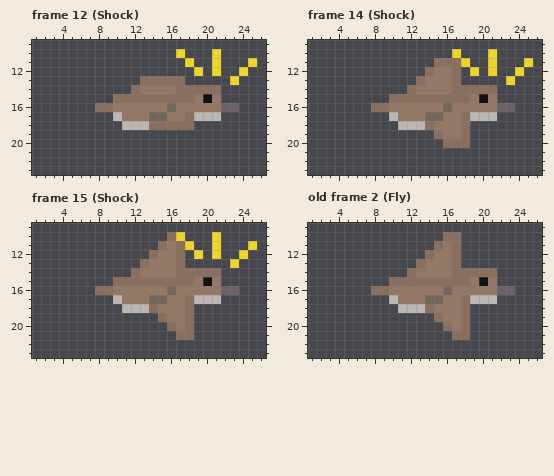
Two versions of one pixel-art file, Aseprite files/Bird.aseprite. Above is the file before it was changed.
32x32 pixels, 15 frames. Pixels under 10% opacity are left out. Shown: frame 12 (Shock): x 1..26, y 9..23; frame 14 (Shock): x 1..26, y 9..23; frame 15 (Shock): x 1..26, y 9..23; old frame 2 (Fly): x 1..26, y 9..23. The commit also changed other frames, which this record leaves out.
The same view after the edit:
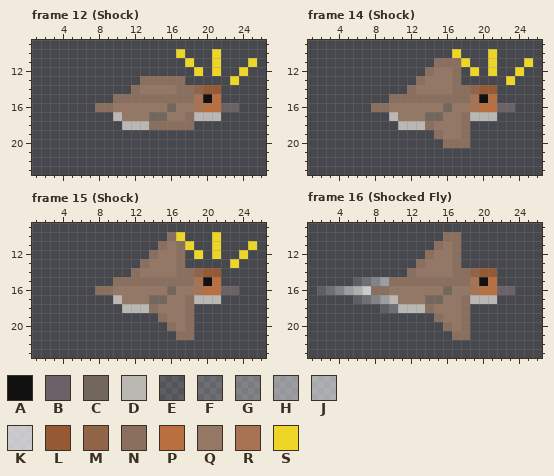
Palette (. is transparent): A #111111  B #6b6167  C #73675c  D #bbb7b3  E #ffffff1f  F #ffffff37  G #ffffff52  H #ffffff77  J #ffffff8f  K #ffffffb7  L #955933  M #906449  N #8a6f5e  P #b96f40  Q #947765  R #a77353  S #edd628
A new or re-ordered frame is compared with the old frame closest to it.
Log entry: African Tailorbird instead of random bird, also shocked fly animation
The edit:
frames 15 -> 22
Changed rows in their new state; - is an unchanged pixel.
Frame 12 (Shock), layer "Layer 1":
first column x 19:
14 MLL
15 R-P
16 RPP
Frame 14 (Shock), layer "Layer 1": the same change as frame 12 (Shock)
Frame 15 (Shock), layer "Layer 1": the same change as frame 12 (Shock)
Frame 16 (Shocked Fly) is new; against old frame 2 (Fly), layer "Layer 1":
first column x 2:
14 -----------------MLL
15 ----EFGH---------R-P
16 EFGHJK-----------RPP
17 ----EFGH------------
18 -------EF-----------
